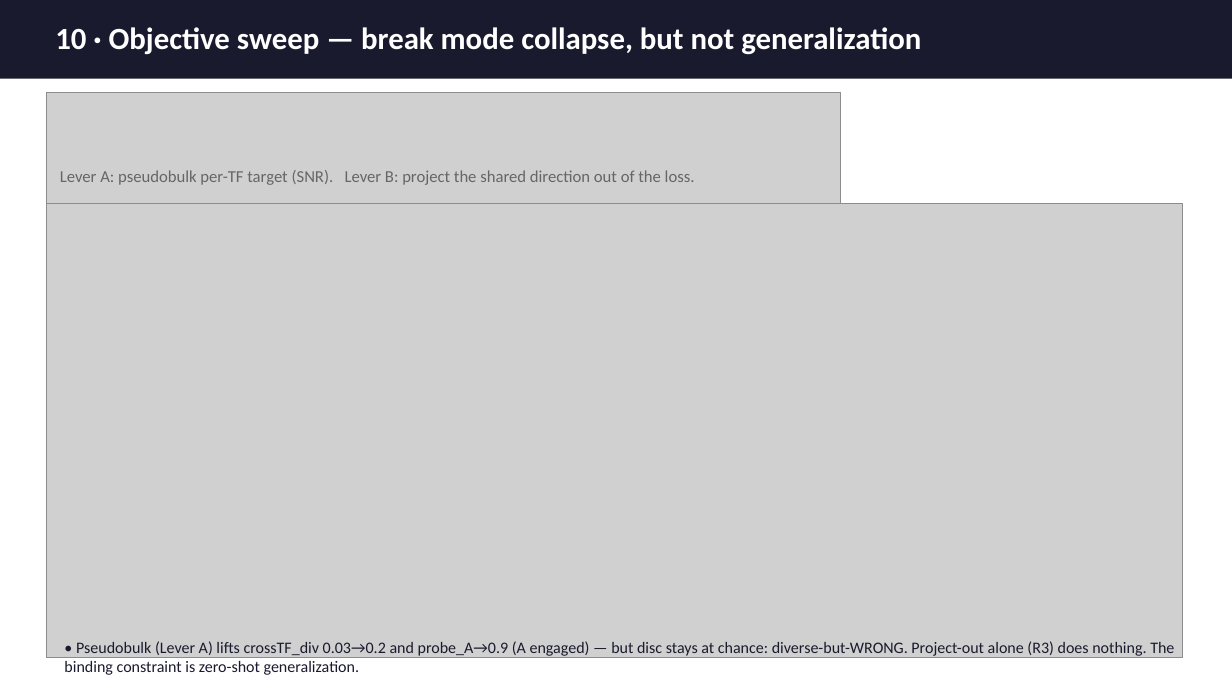
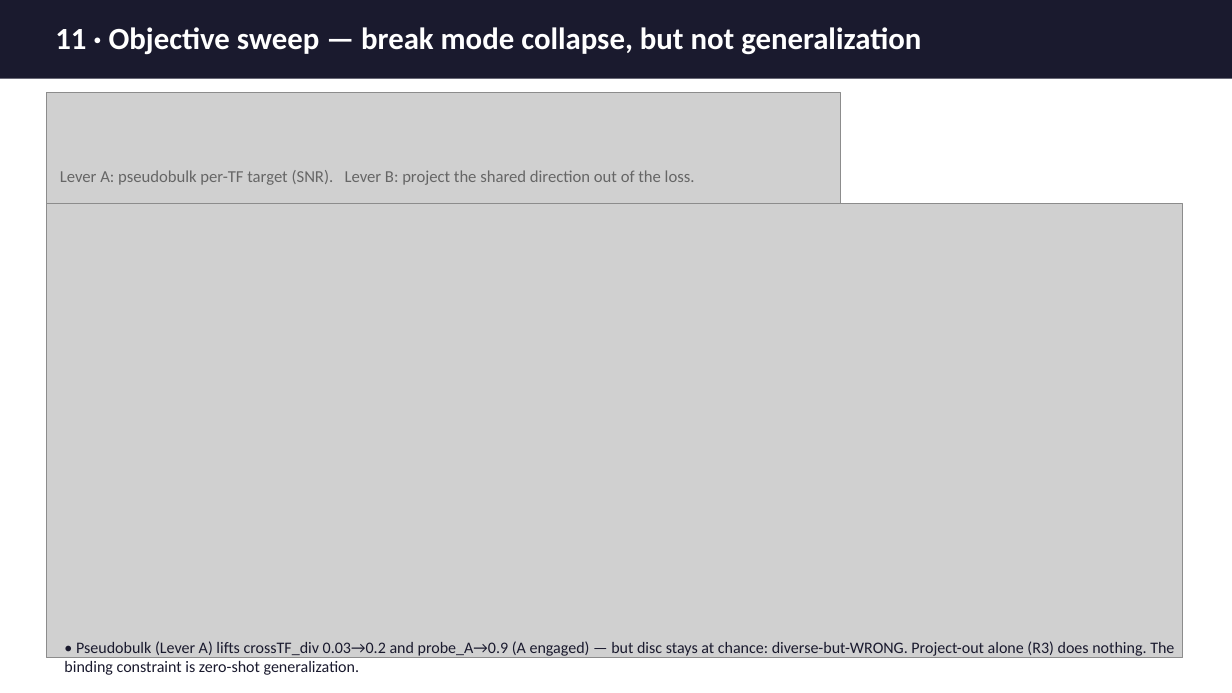
Before and after one commit to goodarzilab/scCausalRL, a slide deck: slide 11 of slides/exp20_load_bearing.pptx (slide 10 before the commit). Drawn at 1232x693 pixels with LibreOffice and Linux fonts; fonts in the diff are those of the drawing; grey boxes stand for pictures. Boxes give left, top, right and bottom in pixels: in the first picture for what was removed or moved away, otherwise in the second. Text is boxed around its words. In the diff, an @@ line names an element or a change of style, - is before the commit and + after.

```diff
--- a/slides/exp20_load_bearing.pptx
+++ b/slides/exp20_load_bearing.pptx
@@ text at <box>55,27,921,55</box>: text changed @@
-10 · Objective sweep — break mode collapse, but not generalization
+11 · Objective sweep — break mode collapse, but not generalization
```
Also in this commit, not shown: 8 other slides changed, 1 slide added, 10 other files.
